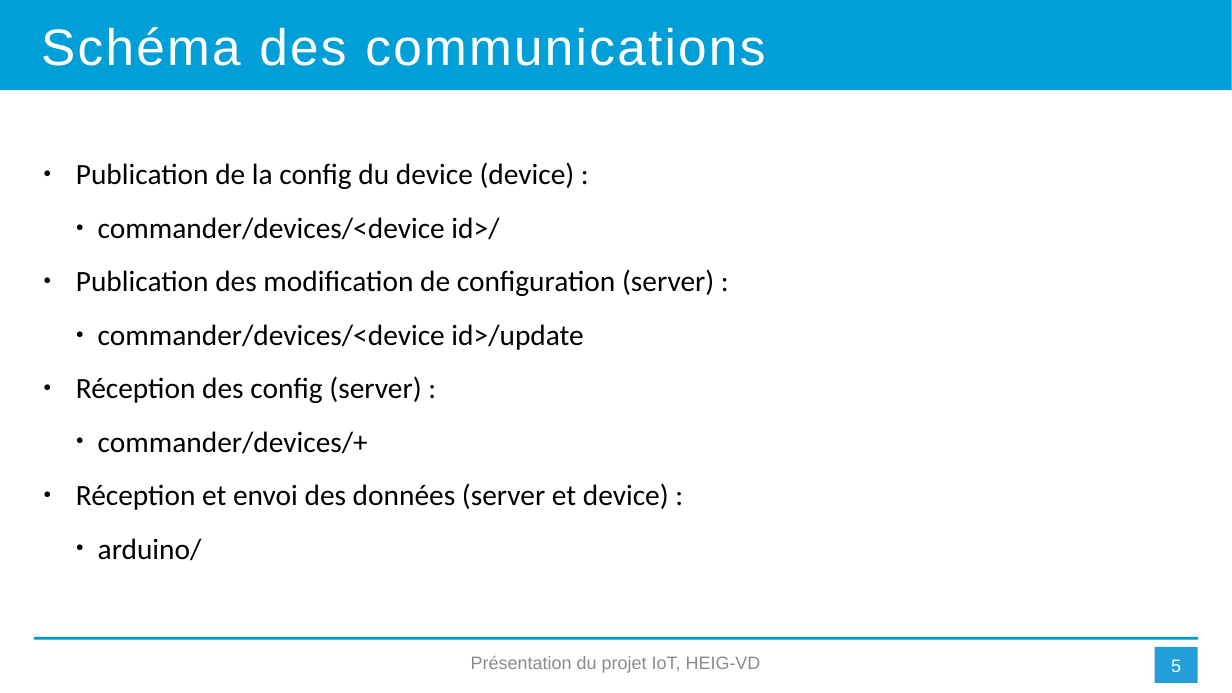
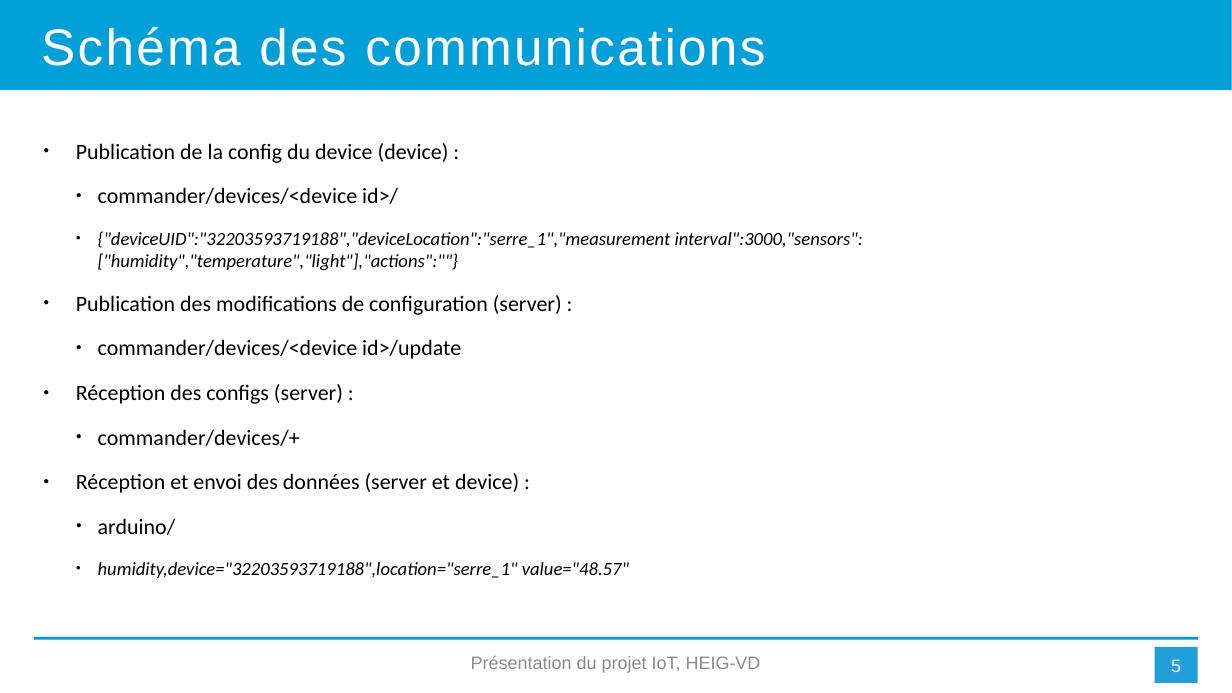
Before and after one commit to MehSalhi/IOT-Project, a slide deck: slide 5 of IOT_projet_final_CokeMbayoSalhi.pptx. Drawn at 1232x693 pixels with LibreOffice and Linux fonts; fonts in the diff are those of the drawing. Boxes give left, top, right and bottom in pixels: in the first picture for what was removed or moved away, otherwise in the second. Text is boxed around its words. In the diff, an @@ line names an element or a change of style, - is before the commit and + after.

Commit message:
Add exemples of communication

```diff
--- a/IOT_projet_final_CokeMbayoSalhi.pptx
+++ b/IOT_projet_final_CokeMbayoSalhi.pptx
@@ text at (76,143,519,535): size 22.9 to 17.2 pt in "Publication de la config du device (device) ...", "commander/devices/<device id>/", "commander/devices/<device id>/update", "commander/devices/+" and 2 more places @@
@@ text at (76,231,863,315): text changed; size 22.9 to 14.5 pt; italic on @@
-● Publication des modification de configuration (server) :
+    ● {"deviceUID":"32203593719188","deviceLocation":"serre_1","measurement interval":3000,"sensors":["humidity","temperature","light"],"actions":""}
+● Publication des modifications de configuration (server) :
@@ text at (76,376,421,403): text changed; size 22.9 to 17.2 pt @@
-● Réception des config (server) :
+● Réception des configs (server) :
@@ text at (98,562,629,578): paragraph added @@
+    ● humidity,device="32203593719188",location="serre_1" value="48.57"
```
